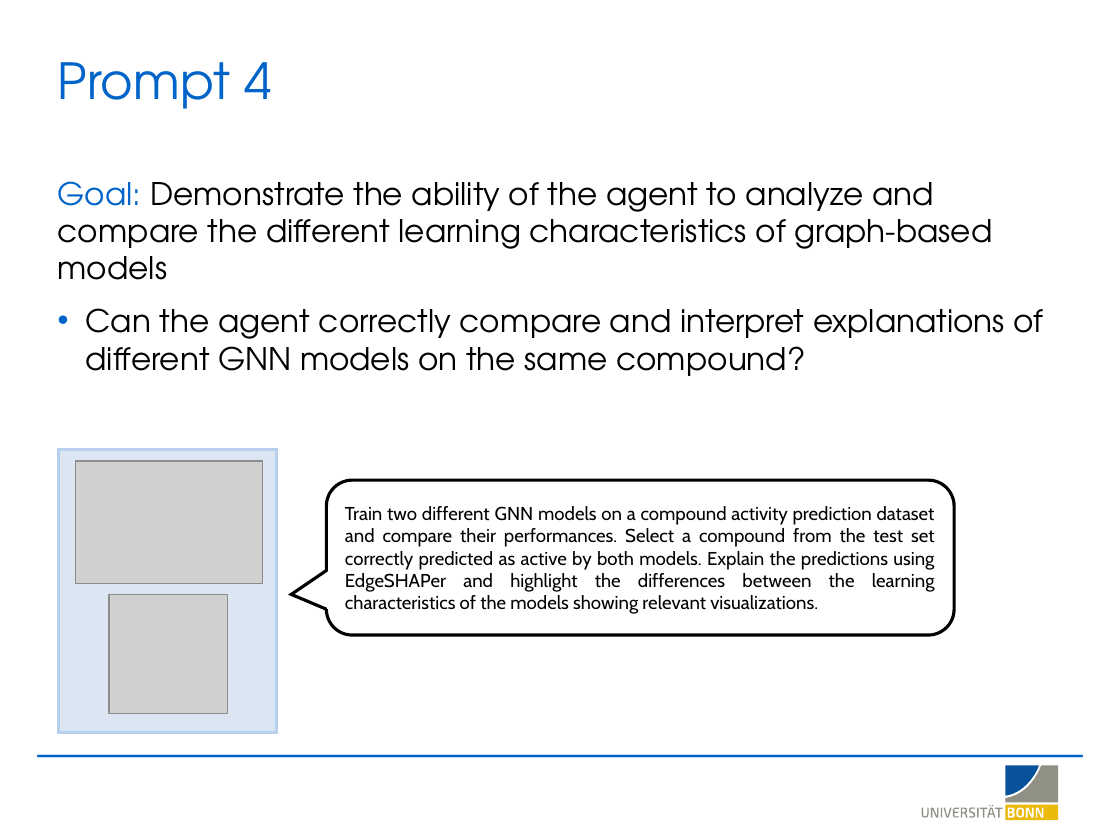
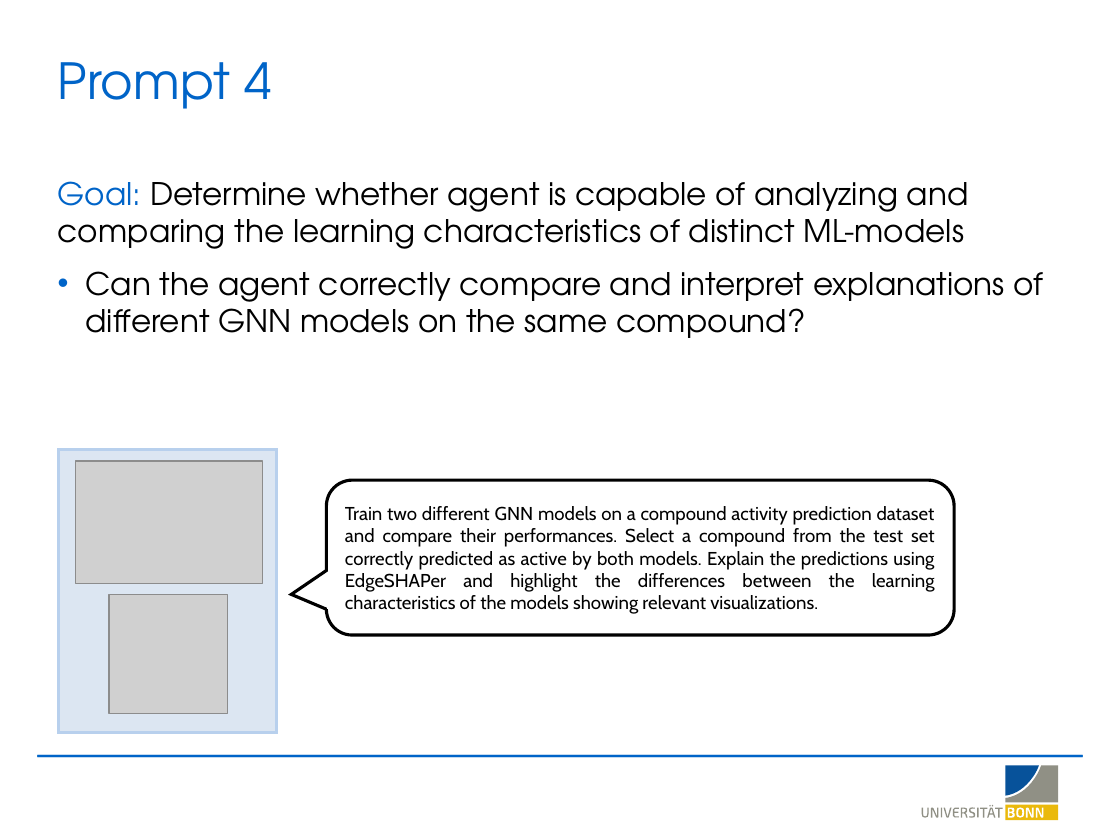
Before and after one commit to LSI-Uni-Bonn/ChemicHAL, a slide deck: slide 16 of slides/AI_Agent_Explainability.pptx. Drawn at 1120x840 pixels with LibreOffice and Linux fonts; fonts in the diff are those of the drawing; grey boxes stand for pictures; background and template pictures are left out. Boxes give left, top, right and bottom in pixels: in the first picture for what was removed or moved away, otherwise in the second. Text is boxed around its words. In the diff, an @@ line names an element or a change of style, - is before the commit and + after.

```diff
--- a/slides/AI_Agent_Explainability.pptx
+++ b/slides/AI_Agent_Explainability.pptx
@@ text at (58, 181, 969, 249): text changed @@
-Goal: Demonstrate the ability of the agent to analyze and compare the different learning characteristics of graph-based models
+Goal: Determine whether agent is capable of analyzing and comparing the learning characteristics of distinct ML-models
```
Also in this commit, not shown: 9 other slides changed, 4 other files.
